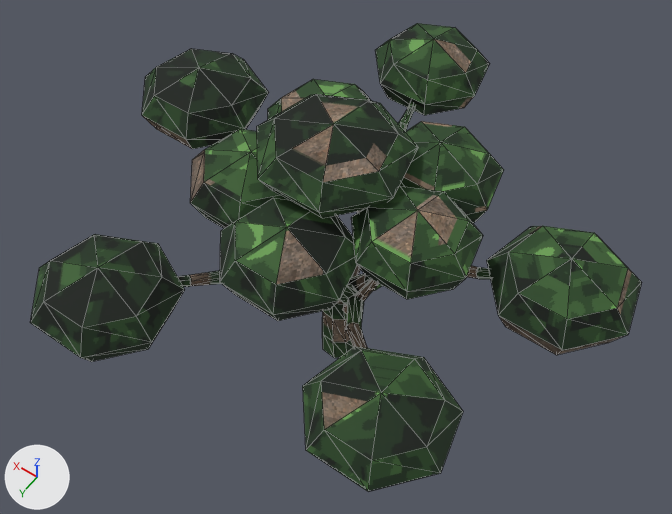
Two versions of the glTF model public/models/lowpix/world_arch/tree_sakura.glb, one commit apart.
One viewpoint serves both versions: a 50 mm lens placed at (-5.59, 8.05, 15.13), pointed at (0.16, 0.0, 2.47). Lighting does not change. The marker at lower left points along +X, +Y and +Z. The older version comes first. Mesh edges are drawn as thin lines. Where no turn or scale is listed for an object, it has been applied to the vertices. Vertices at exactly the same position are counted once.

Objects in the first picture: 'tree_sakura'.
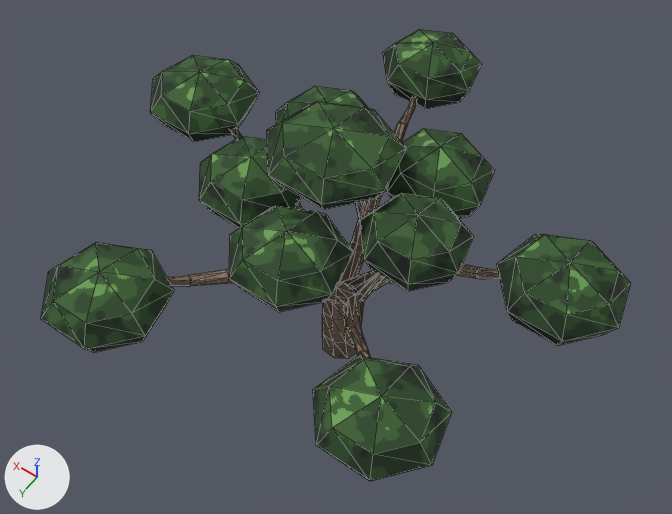
Where the newer file only moved an object's origin or applied its transform, the numbers keep the older frame.

Pixel boxes [x1, y1, x2, y2] of what changed, in the pictures (672 x 514 px; the box of a moved part takes in the faces that stretch with it):
'tree_sakura', reshaped, surface changed: before [30, 23, 642, 491]; after [41, 29, 631, 481]
part 1 of me_limb1, moved or reshaped: before [375, 23, 490, 115]; after [383, 29, 482, 109]
part 2 of me_limb1, moved or reshaped: before [268, 79, 371, 120]; after [276, 86, 368, 124]
part 3 of me_limb1, moved or reshaped: before [142, 49, 268, 149]; after [150, 55, 259, 142]
part 4 of me_limb1, moved or reshaped: before [190, 129, 288, 228]; after [199, 136, 301, 228]
part 5 of me_limb1, moved or reshaped: before [30, 234, 185, 362]; after [41, 242, 174, 352]
part 6 of me_limb1, moved or reshaped: before [220, 198, 357, 321]; after [229, 206, 353, 312]
part 7 of me_limb1, moved or reshaped: before [303, 346, 463, 491]; after [313, 356, 452, 481]
part 8 of me_limb1, moved or reshaped: before [351, 186, 483, 299]; after [360, 193, 474, 291]
part 9 of me_limb1, moved or reshaped: before [487, 226, 642, 355]; after [497, 234, 631, 346]
part 10 of me_limb1, moved or reshaped: before [399, 121, 504, 223]; after [387, 129, 495, 218]
part 11 of me_limb1, moved or reshaped: before [257, 94, 418, 218]; after [267, 102, 407, 209]
part 12 of me_limb1, surface changed: before [30, 23, 642, 491]; after [41, 29, 631, 481]

The change, as a diff of the scene's bpy script:
```diff
--- a/public/models/lowpix/world_arch/tree_sakura.glb.py
+++ b/public/models/lowpix/world_arch/tree_sakura.glb.py
@@ me_limb1 @@
 # used by ob_tree_sakura; location = (0.23, -0.4, 2.75)
-me_limb1.from_pydata(...)  # 704 vertices, 1228 faces; spans x -4.93..4.93, y -4.66..4.66, z -2.84..2.84
+me_limb1.from_pydata(...)  # 704 vertices, 1228 faces; spans x -4.77..4.77, y -4.51..4.51, z -2.84..2.76
+# me_limb1 part 1: the loose piece of 23 vertices spanning x -0.49..1.68, y -4.66..-2.6, z 0.15..1.5 is scaled about its middle by 0.865, then moved by (0.0, 0.01, 0.0)
+# me_limb1 part 2: the loose piece of 23 vertices spanning x -0.22..1.92, y -1.71..0.32, z 0.7..2.11 is scaled about its middle by 0.865, then moved by (0.0, 0.01, 0.0)
+# me_limb1 part 3: the loose piece of 23 vertices spanning x 2.54..4.93, y -1.9..0.38, z -0.13..1.26 is scaled about its middle by 0.865, then moved by (0.0, 0.01, 0.0)
+# me_limb1 part 4: the loose piece of 23 vertices spanning x 0.09..2.25, y -0.15..1.91, z 0.62..1.99 is scaled about its middle by 0.865, then moved by (0.0, 0.01, 0.0)
+# me_limb1 part 5: the loose piece of 23 vertices spanning x 0.88..3.3, y 2.36..4.66, z -0.26..1.15 is scaled about its middle by 0.865, then moved by (0.0, 0.01, 0.0)
+# me_limb1 part 6: the loose piece of 23 vertices spanning x -1.38..0.82, y 0.79..2.89, z 0.76..2.13 is scaled about its middle by 0.865, then moved by (0.0, 0.01, 0.0)
+# me_limb1 part 7: the loose piece of 23 vertices spanning x -3.87..-1.63, y 2.01..4.14, z 0.37..1.68 is scaled about its middle by 0.865, then moved by (0.0, 0.01, 0.0)
+# me_limb1 part 8: the loose piece of 23 vertices spanning x -2.7..-0.71, y -0.32..1.57, z 0.94..2.3 is scaled about its middle by 0.865, then moved by (0.0, 0.01, 0.0)
+# me_limb1 part 9: the loose piece of 23 vertices spanning x -4.93..-2.55, y -1.63..0.63, z 0.1..1.54 is scaled about its middle by 0.865, then moved by (0.0, 0.01, 0.0)
+# me_limb1 part 10: the loose piece of 23 vertices spanning x -2.28..-0.19, y -1.76..0.22, z 0.8..2.26 is scaled about its middle by 0.865, then moved by (0.0, 0.01, 0.0)
+# me_limb1 part 11: the loose piece of 23 vertices spanning x -1.29..1.23, y -0.86..1.53, z 1.65..2.84 is scaled about its middle by 0.865, then moved by (0.0, 0.01, 0.0)
+# me_limb1 part 12: texture (UV) coordinates of 1228 of 1228 faces, centred in x -4.75..4.78, y -4.46..4.59, z -2.69..2.68, changed; they spanned u 0.0..1.0, v 0.03..1.0 and now span u 0.0..1.0, v 0.01..1.0
 me_limb1.materials.append(mat_tree_sakura)
```
